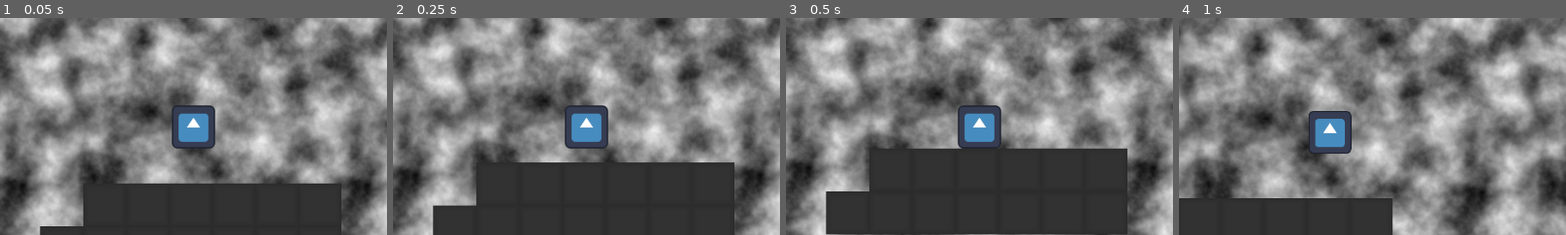
Above: before the commit, frames 1-4 (left to right).
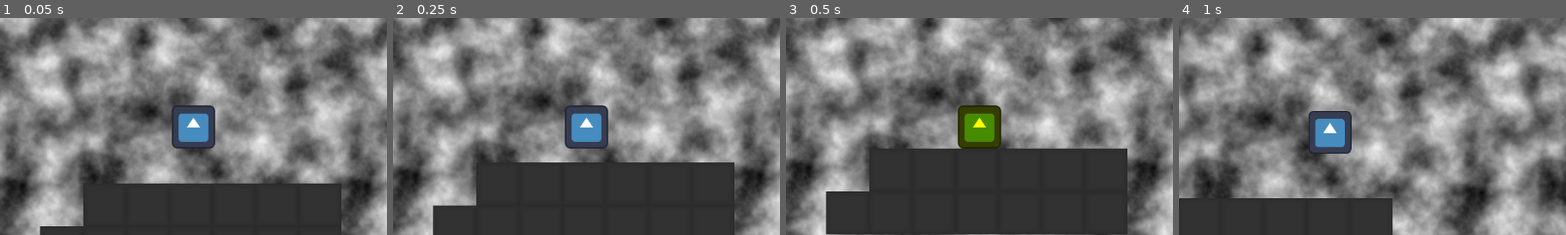
Above: after the commit, the same moments.

Repository: Haydoggo/GW61
Game: Godot game, scene res://scenes/test_level.tscn
The game is run twice, just before and just after one commit, with the same random seed, the same clock (stepped at 60 frames per second) and the same inputs. The engine's default icon, where the game draws it, is replaced by a stand-in: a white triangle on a blue panel in a dark square.
Inputs (mouse positions are % of the whole screen's width and height, from its top left):
- Up to frame 1 (0.05 s): no input
- Up to frame 2 (0.25 s): no input
- Up to frame 3 (0.5 s): no input
- Up to frame 4 (1 s): move the mouse to (72, 45) at 0.52 s; hold D (move_right) from 0.53 s (still down); click (72, 45) at 0.6 s; tap Space (jump) at 0.77 s
The pictures show only the part of the screen within x 25-75%, y 25-75%; the shares and areas given below are measured in that part.

Frames 1-2 are identical in both runs. In frame 3, 2.2% of the frame differs, in the area x 44-56%, y 40-61%; in frame 4, nothing differs.

Commit message:
Fix sliding friction and add gravity tweak

Diff:
--- a/scenes/player/player.gd
+++ b/scenes/player/player.gd
@@ -10,6 +10,7 @@
 @export var air_acceleration = 100.0
 @export var boost_speed = 300.0
 @export var jump_speed = -400.0
+@export var gravity = 980.0
 @export var min_slide_speed = 50.0
 
 @onready var grapple_ray: RayCast2D = $GrappleRay
@@ -21,9 +22,6 @@
 var is_sliding = false
 var grapple_length = 0.0
 var hook_position = Vector2()
-
-# Get the gravity from the project settings to be synced with RigidBody nodes.
-var gravity: int = ProjectSettings.get_setting("physics/2d/default_gravity")
 
 func _physics_process(delta: float) -> void:
 	# Add the gravity.
@@ -38,16 +36,20 @@
 	# Get the input direction and handle the movement/deceleration.
 	var direction := Input.get_axis("move_left", "move_right")
 	$GPUParticles2D.emitting = false
+	modulate = Color.WHITE
 	if is_on_floor():
-		if direction:
+		var at_sliding_speed = abs(velocity.x) > max_walk_speed
+		if (not at_sliding_speed and direction) or (at_sliding_speed and (sign(direction)==sign(-velocity.x))):
 			velocity.x = move_toward(velocity.x, direction * max_walk_speed, walk_acceleration*delta)
 		elif is_grappling or is_sliding:
-			velocity.x = move_toward(velocity.x, 0, sliding_friction*delta*0.2)
+			modulate = Color.AQUA
+			velocity.x = move_toward(velocity.x, 0, sliding_friction*delta)
 		else:
+			modulate = Color.YELLOW
 			velocity.x = move_toward(velocity.x, 0, floor_friction*delta)
 		if Input.is_action_just_pressed("slide") and abs(velocity.x) > min_slide_speed:
 			is_sliding = true
-		if abs(velocity.x) > max_walk_speed:
+		if at_sliding_speed:
 			$GPUParticles2D.emitting = true
 	elif direction != 0:
 		velocity.x += direction*delta*air_acceleration
